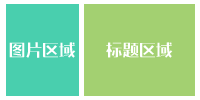
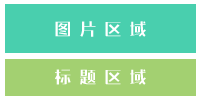
Layers edited between the first and the second 200x100 image:
hid "标题区域" (1st of 2) over [left=106, top=42, right=173, bottom=58]
hid "图片区域" (1st of 2) over [left=9, top=42, right=76, bottom=58]
hid "图层 4" over [left=84, top=4, right=195, bottom=85]
hid "图层 3" over [left=6, top=21, right=79, bottom=96]
showed "标题区域" (2nd of 2) over [left=55, top=69, right=146, bottom=85]
showed "图片区域" (2nd of 2) over [left=55, top=21, right=146, bottom=37]
showed "图层 2" over [left=5, top=4, right=196, bottom=53]
showed "图层 1" over [left=5, top=4, right=196, bottom=96]
